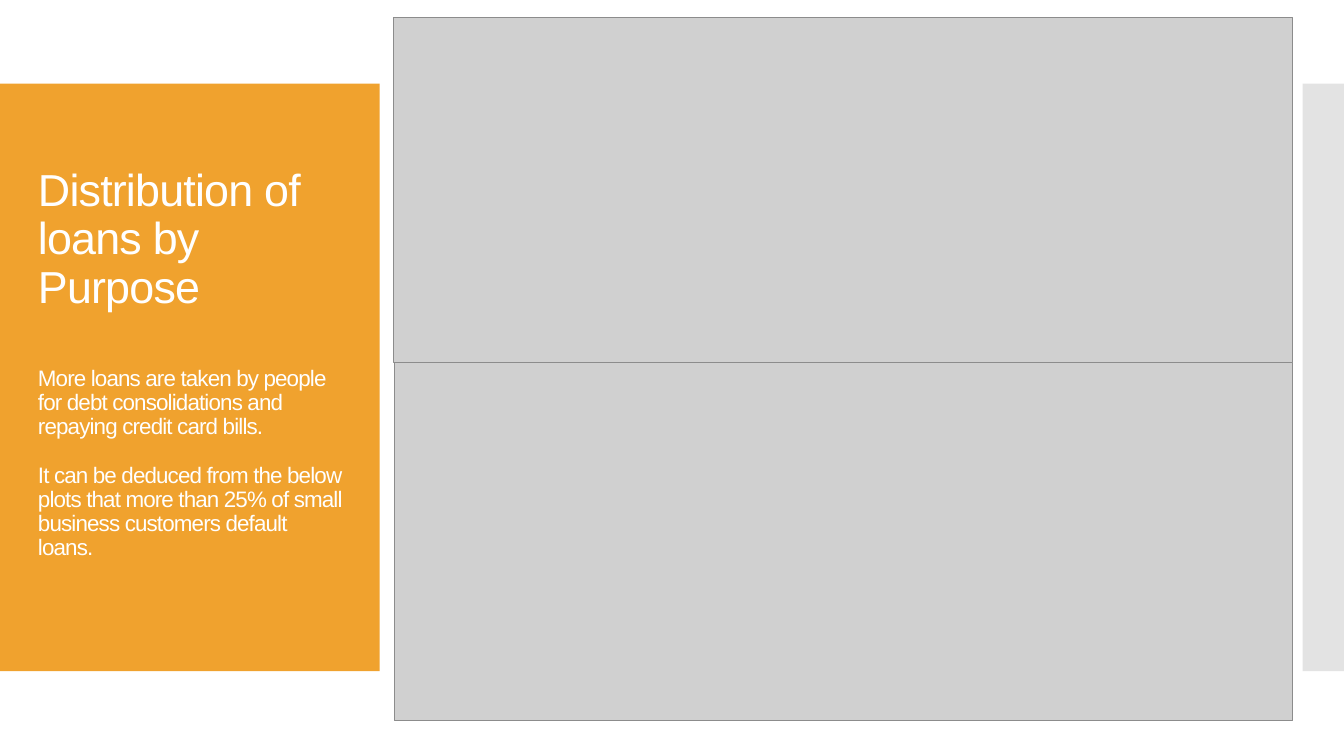
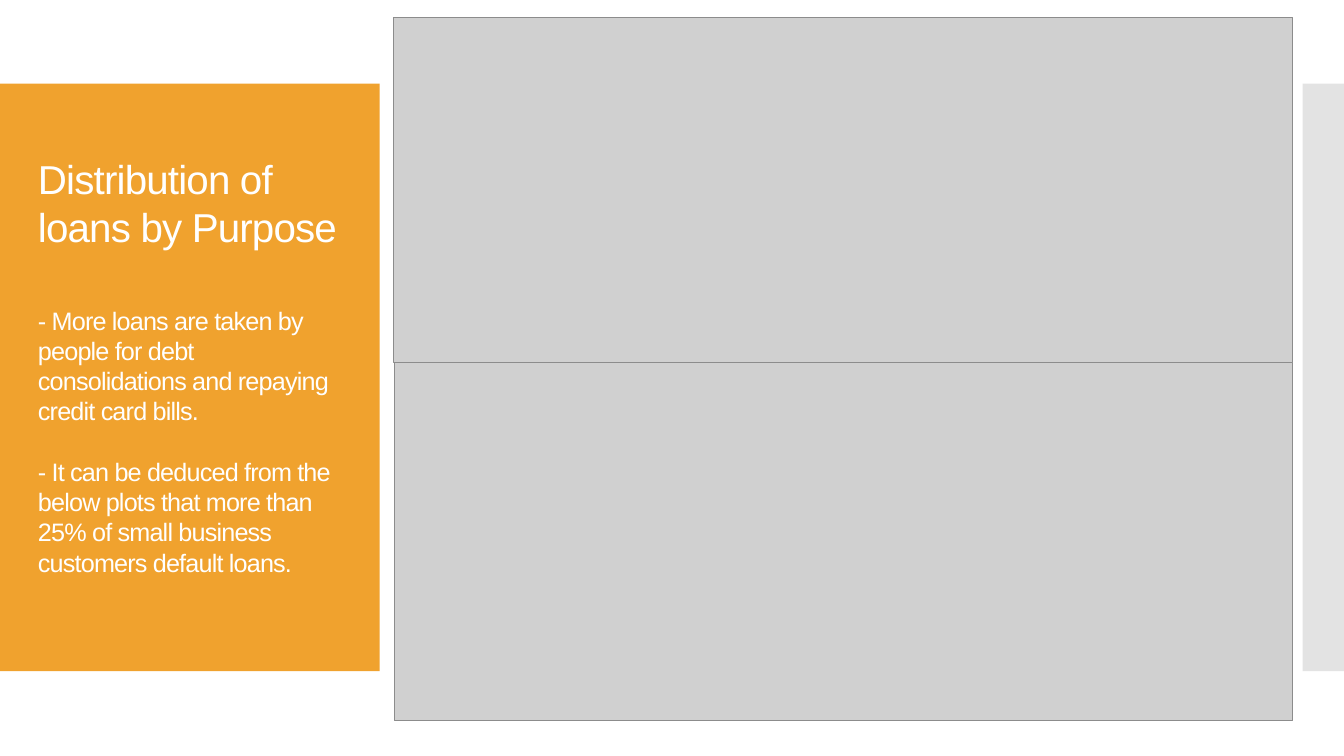
Before and after one commit to Rawoof821/LendingclubCaseStudy, a slide deck: slide 7 of Neha_Rawoof_LendingCaseStudy.pptx (slide 9 before the commit). Drawn at 1344x756 pixels with LibreOffice and Linux fonts; fonts in the diff are those of the drawing; grey boxes stand for pictures. Boxes give left, top, right and bottom in pixels: in the first picture for what was removed or moved away, otherwise in the second. Text is boxed around its words. In the diff, an @@ line names an element or a change of style, - is before the commit and + after.

```diff
--- a/Neha_Rawoof_LendingCaseStudy.pptx
+++ b/Neha_Rawoof_LendingCaseStudy.pptx
@@ title at <box>38,164,337,573</box>: text changed; size 16 to 18 pt @@
-Distribution of loans by Purpose
-More loans are taken by people for debt consolidations and repaying credit card bills.
-It can be deduced from the below plots that more than 25% of small business customers default loans.
+Distribution of loans by Purpose
+- More loans are taken by people for debt consolidations and repaying credit card bills.
+- It can be deduced from the below plots that more than 25% of small business customers default loans.
```
Also in this commit, not shown: 17 other slides changed, 1 slide added, 9 slides removed.
